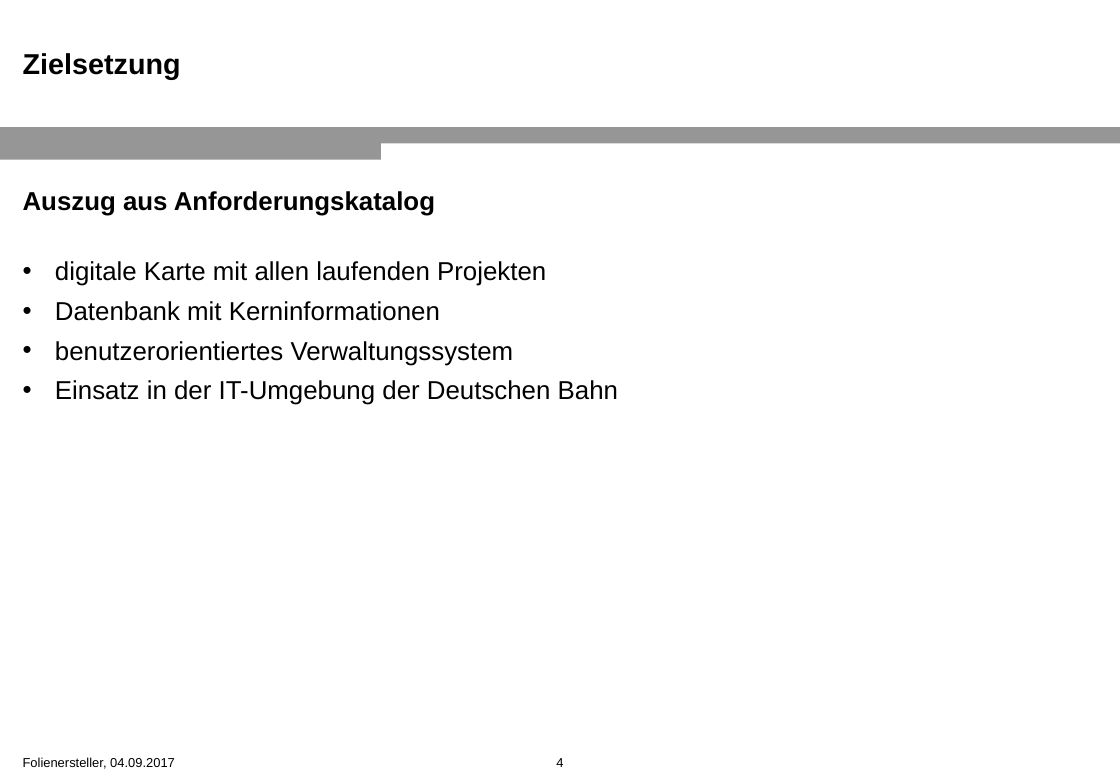
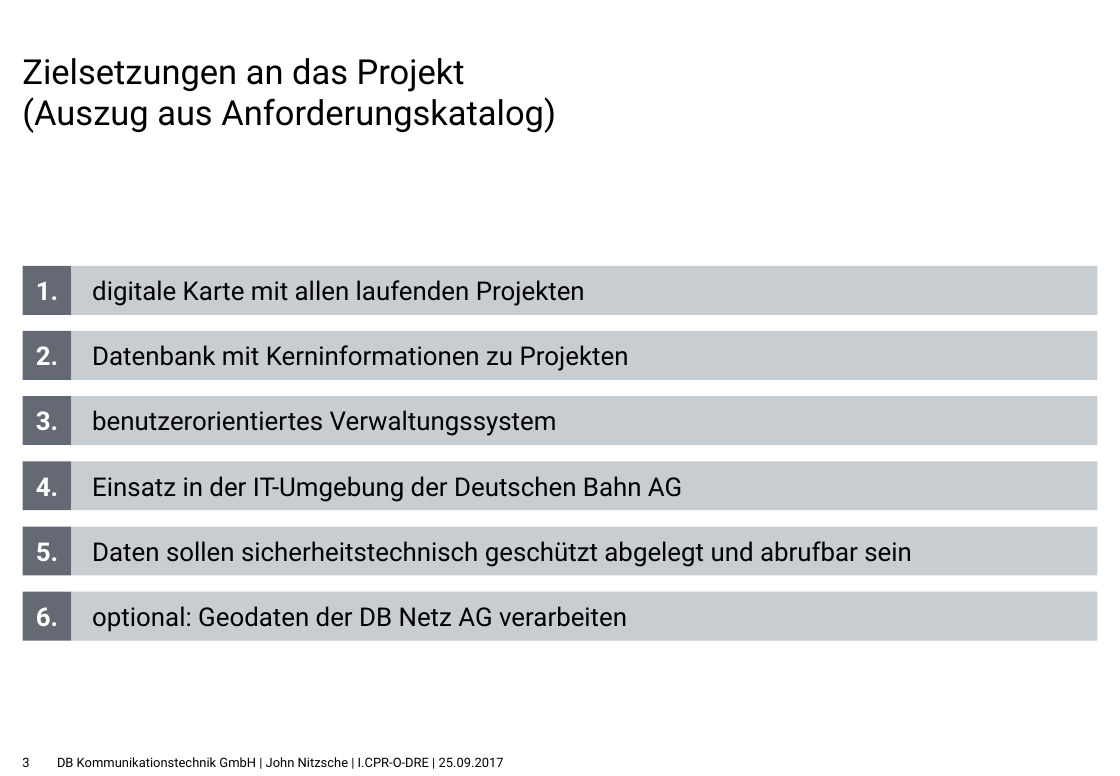
Before and after one commit to wlanowski/t2000doku, a slide deck: slide 3 of Präsentation/t2000.pptx (slide 4 before the commit). Drawn at 1120x776 pixels with LibreOffice and Linux fonts; fonts in the diff are those of the drawing; background and template pictures are left out. Boxes give left, top, right and bottom in pixels: in the first picture for what was removed or moved away, otherwise in the second. Text is boxed around its words. In the diff, an @@ line names an element or a change of style, - is before the commit and + after.

```diff
--- a/Präsentation/t2000.pptx
+++ b/Präsentation/t2000.pptx
@@ title added at [22, 58, 556, 133], 24 pt, text #000000 @@
+Zielsetzungen an das Projekt
+(Auszug aus Anforderungskatalog)
@@ text removed at [23, 53, 181, 80] @@
-Zielsetzung
@@ rectangle removed at [0, 127, 1120, 144] @@
@@ rectangle removed at [0, 127, 381, 159] @@
@@ text removed at [23, 191, 618, 405] @@
-Auszug aus Anforderungskatalog
-• digitale Karte mit allen laufenden Projekten
-• Datenbank mit Kerninformationen
-• benutzerorientiertes Verwaltungssystem
-• Einsatz in der IT-Umgebung der Deutschen Bahn
@@ rectangle added at [23, 266, 71, 314], fill #646973, 18 pt, text #FFFFFF, bold @@
+1.
@@ rectangle added at [71, 266, 1097, 314], fill #C8CDD2, 18 pt, text #000000 @@
+digitale Karte mit allen laufenden Projekten
@@ rectangle added at [23, 331, 71, 380], fill #646973, 18 pt, text #FFFFFF, bold @@
+2.
@@ rectangle added at [71, 331, 1097, 380], fill #C8CDD2, 18 pt, text #000000 @@
+Datenbank mit Kerninformationen zu Projekten
@@ rectangle added at [23, 396, 71, 445], fill #646973, 18 pt, text #FFFFFF, bold @@
+3.
@@ rectangle added at [71, 396, 1097, 445], fill #C8CDD2, 18 pt, text #000000 @@
+benutzerorientiertes Verwaltungssystem
@@ rectangle "4.": place and size @@
-rectangle "4." at [556, 758, 563, 767]
+rectangle "4." at [23, 461, 71, 510]
@@ rectangle "4." at [23, 461, 71, 510]: fill none to #646973 @@
@@ text in rectangle at [36, 477, 58, 496]: text changed; size 9 to 18 pt; font Arial to Roboto; text colour #000000 to #FFFFFF; bold on @@
-4
+4.
@@ rectangle added at [71, 461, 1097, 510], fill #C8CDD2, 18 pt, text #000000 @@
+Einsatz in der IT-Umgebung der Deutschen Bahn AG
@@ rectangle added at [23, 526, 71, 575], fill #646973, 18 pt, text #FFFFFF, bold @@
+5.
@@ rectangle added at [71, 526, 1097, 575], fill #C8CDD2, 18 pt, text #000000 @@
+Daten sollen sicherheitstechnisch geschützt abgelegt und abrufbar sein
@@ rectangle added at [23, 592, 71, 640], fill #646973, 18 pt, text #FFFFFF, bold @@
+6.
@@ rectangle added at [71, 592, 1097, 640], fill #C8CDD2, 18 pt, text #000000 @@
+optional: Geodaten der DB Netz AG verarbeiten
@@ page number added at [22, 757, 29, 767], 9 pt, text #000000 @@
+3
@@ text removed at [23, 757, 175, 769] @@
-Folienersteller, 04.09.2017
@@ text added at [57, 757, 504, 767], 9 pt, text #000000 @@
+DB Kommunikationstechnik GmbH | John Nitzsche | I.CPR-O-DRE | 25.09.2017
```
Also in this commit, not shown: 2 other slides changed, 4 slides added, 2 slides removed, 7 other files.
